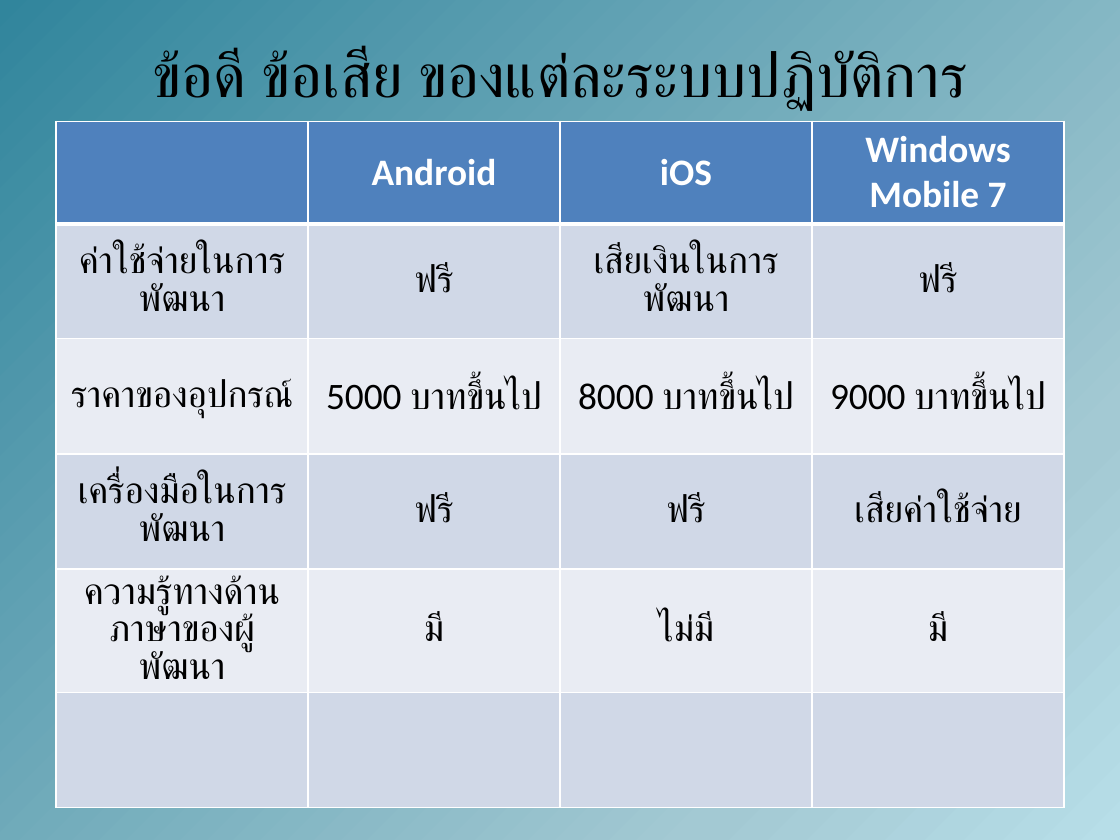
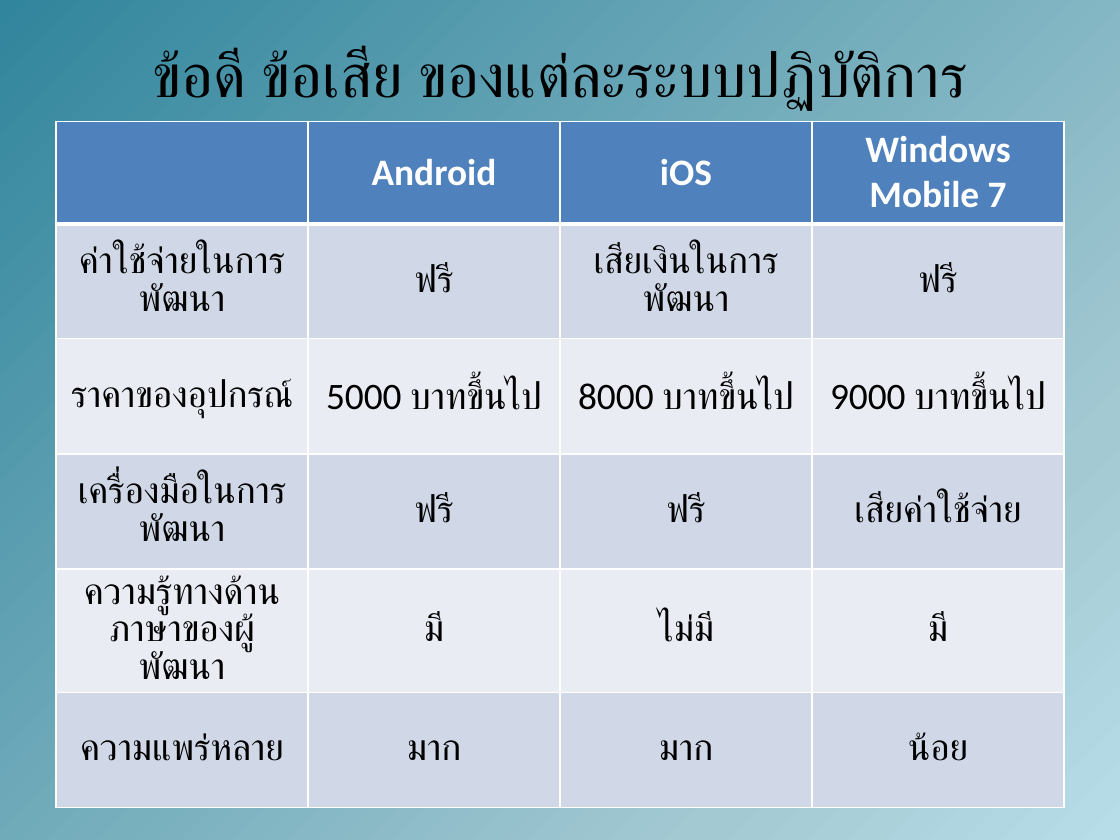
Before and after one commit to amfeelgood/Senior_Project, a slide deck: slide 5 of Doc/ProjectPresentation1.pptx. Drawn at 1120x840 pixels with LibreOffice and Linux fonts; fonts in the diff are those of the drawing. Boxes give left, top, right and bottom in pixels: in the first picture for what was removed or moved away, otherwise in the second. Text is boxed around its words. In the diff, an @@ line names an element or a change of style, - is before the commit and + after.

```diff
--- a/Doc/ProjectPresentation1.pptx
+++ b/Doc/ProjectPresentation1.pptx
@@ table at [56,121,1064,765] @@
-row 6:  |  |  | 
+row 6: ความแพร่หลาย | มาก | มาก | น้อย
```
Also in this commit, not shown: 2 other slides changed.
